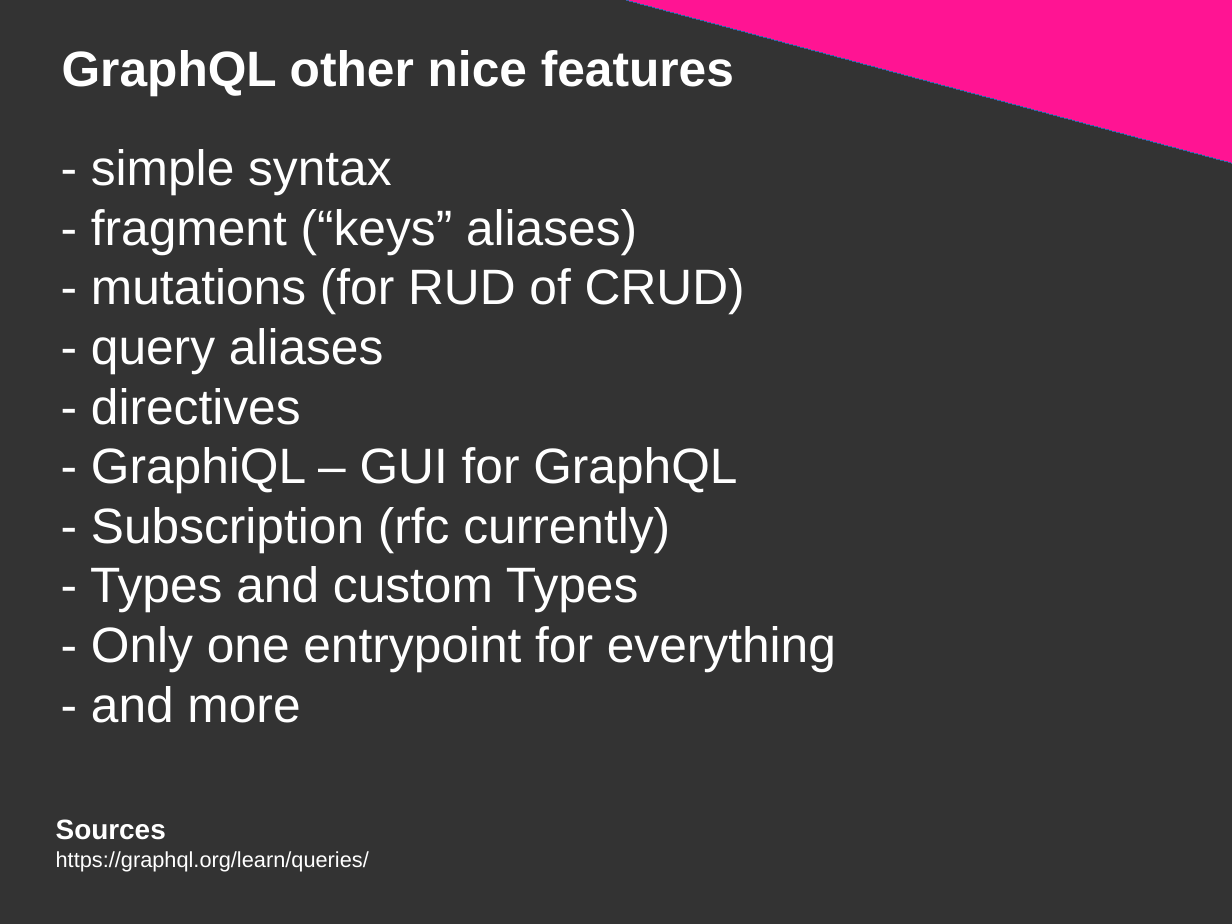
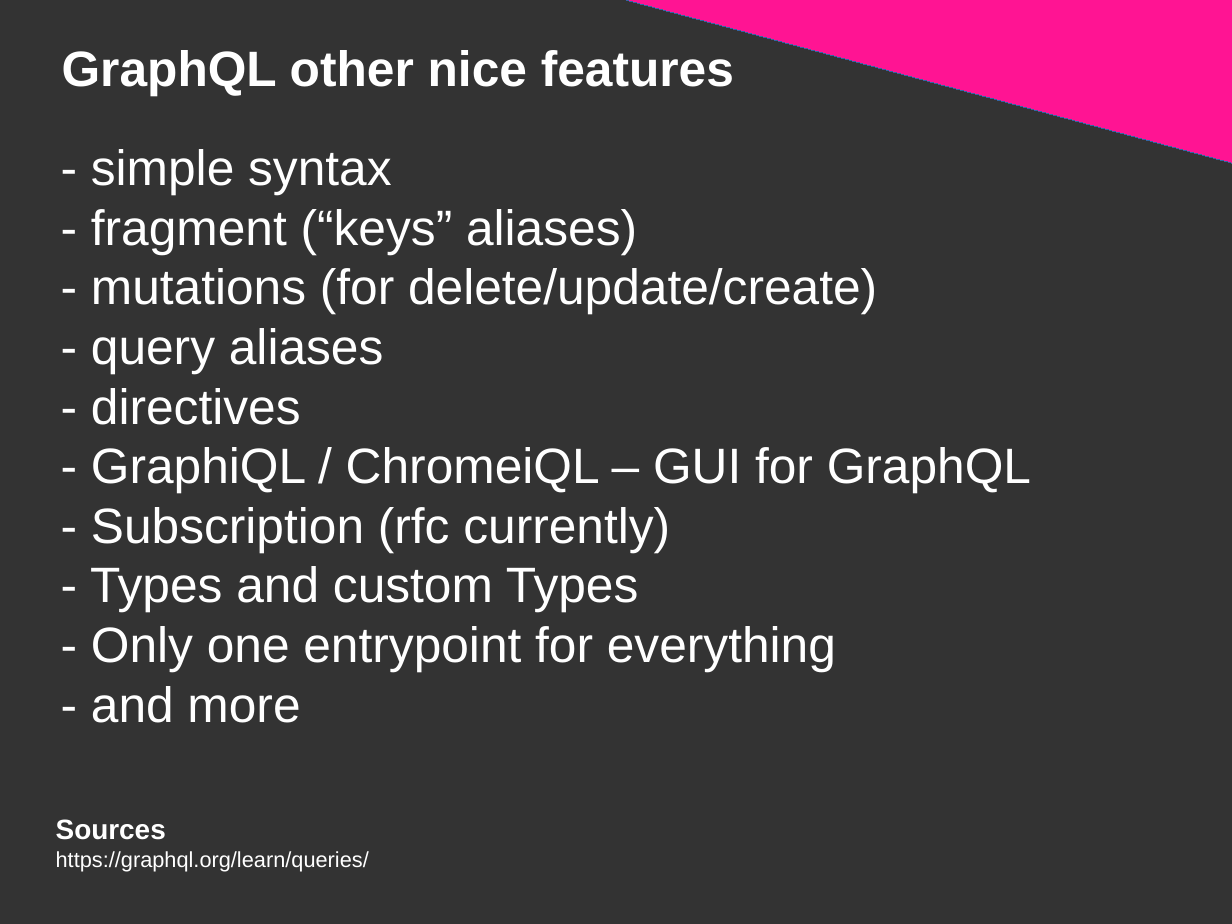
Before and after one commit to DanYellow/presentations, a slide deck: slide 62 of graphql/presentation.odp. Drawn at 1232x924 pixels with LibreOffice and Linux fonts; fonts in the diff are those of the drawing. Boxes give left, top, right and bottom in pixels: in the first picture for what was removed or moved away, otherwise in the second. Text is boxed around its words. In the diff, an @@ line names an element or a change of style, - is before the commit and + after.

Commit message:
Updates presentation

```diff
--- a/graphql/presentation.odp
+++ b/graphql/presentation.odp
@@ title at bbox=[90, 149, 1031, 672]: text changed @@
-- simple syntax
-- fragment (“keys” aliases)
-- mutations (for RUD of CRUD)
-- query aliases
-- directives
-- GraphiQL – GUI for GraphQL
-- Subscription (rfc currently)
-- Types and custom Types
-- Only one entrypoint for everything
-- and more
+- simple syntax
+- fragment (“keys” aliases)
+- mutations (for delete/update/create)
+- query aliases
+- directives
+- GraphiQL / ChromeiQL – GUI for GraphQL
+- Subscription (rfc currently)
+- Types and custom Types
+- Only one entrypoint for everything
+- and more
```
Also in this commit, not shown: 3 other slides changed, 2 slides added, 1 slide removed, 2 other files.
